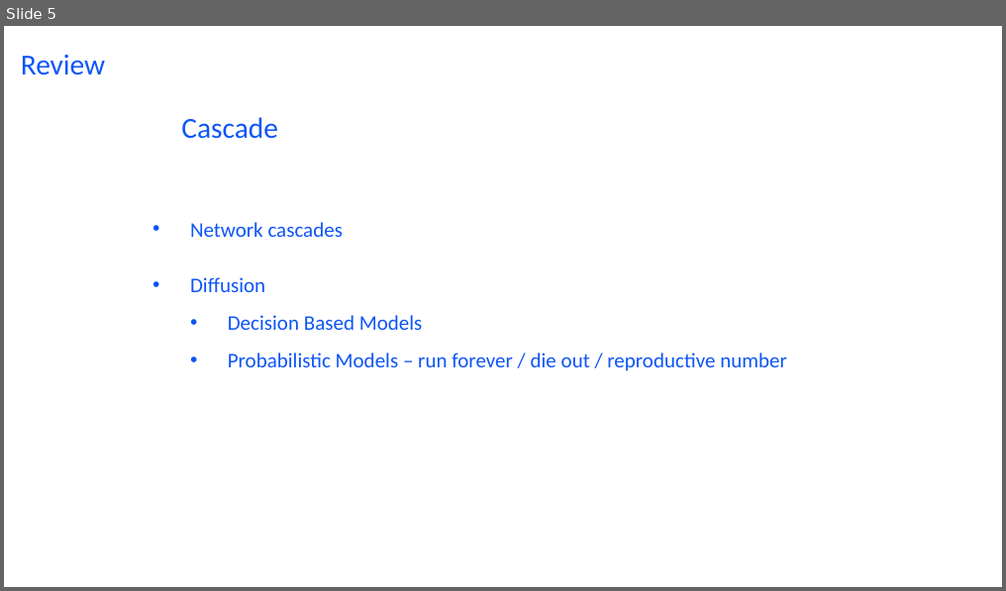
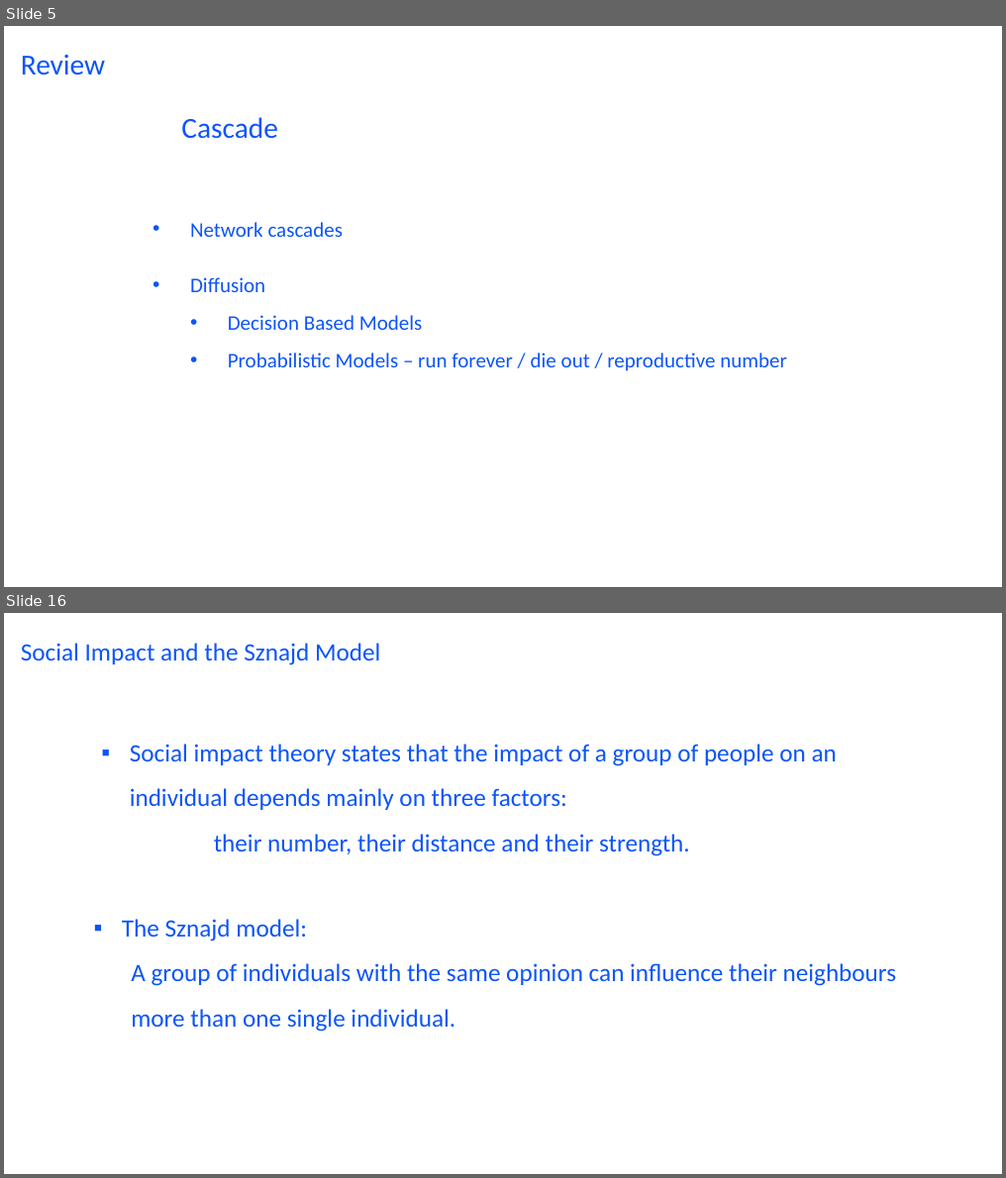
Before and after one commit to wang422003/Complex-Networks_exercise, a slide deck: Slides/Exercise7.pptx. Shown one above the other, each under a label of ours: slide 5 before the commit, slides 5 and 16 after it; the slides between them are not shown. The pictures are 1006x591 and 1006x1178 pixels, drawn with LibreOffice and Linux fonts; fonts in the diff are those of the drawing. Boxes give left, top, right and bottom in pixels: in the first picture for what was removed or moved away, otherwise in the second. Text is boxed around its words. In the diff, an @@ line names an element or a change of style, - is before the commit and + after.

```diff
--- a/Slides/Exercise7.pptx
+++ b/Slides/Exercise7.pptx
@@ slide 16 added at box(4, 613, 1002, 1174), background #FFFFFF @@
@@ title added at box(21, 643, 380, 665), 24 pt, text #0D55F7 @@
+Social Impact and the Sznajd Model
@@ text added at box(130, 744, 837, 857), 24 pt, text #0D55F7 @@
+▪ Social impact theory states that the impact of a group of people on an individual depends mainly on three factors:
+  their number, their distance and their strength.
@@ text added at box(122, 919, 897, 1032), 24 pt, text #0D55F7 @@
+▪ The Sznajd model:
+  A group of individuals with the same opinion can influence their neighbours more than one single individual.
```
Also in this commit, not shown: 22 other slides added, 2 slides removed, 1 other file.
